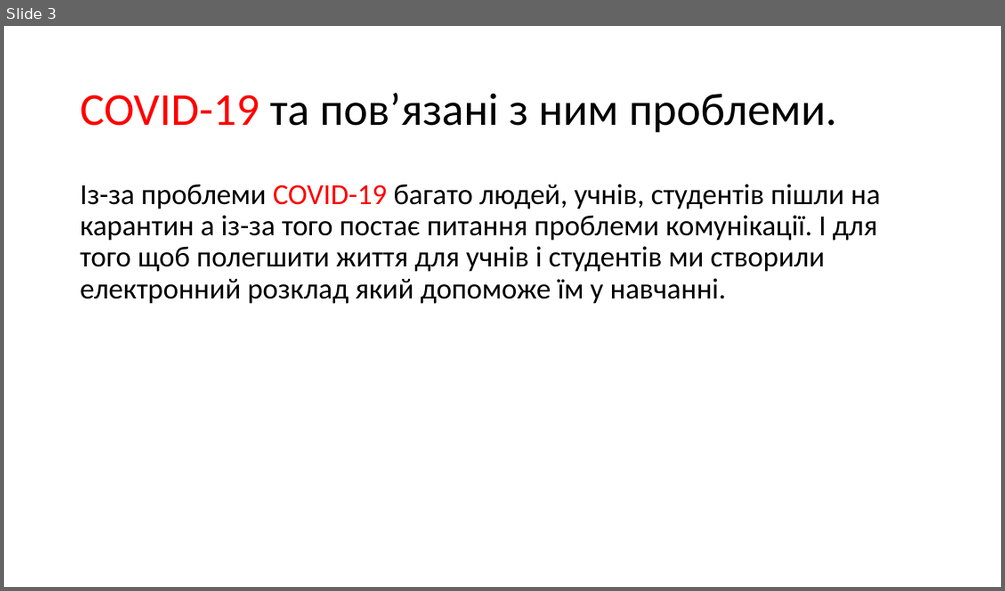
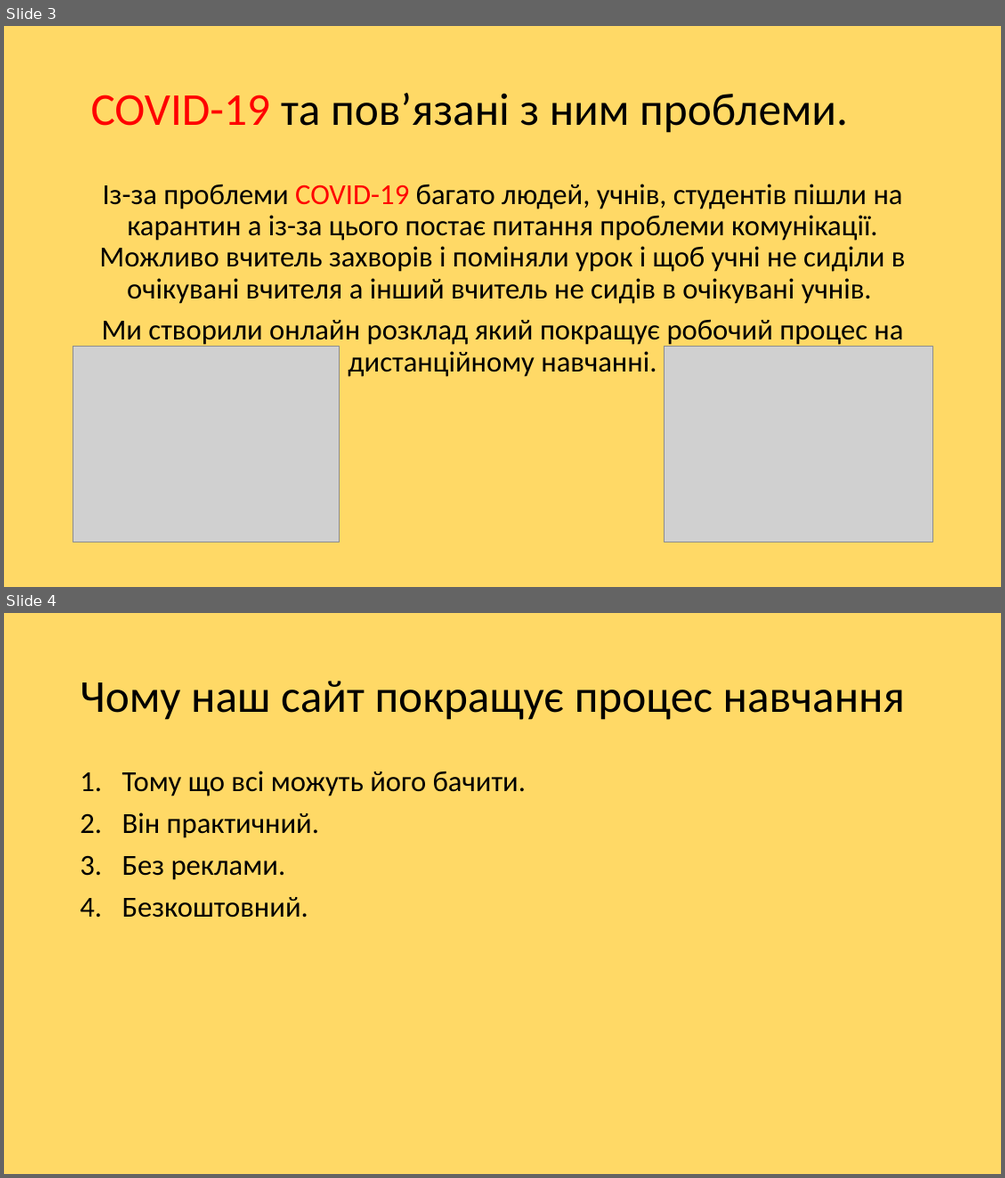
Before and after one commit to gr-robotix/timetable, a slide deck: doc/Презентація.pptx. Shown one above the other, each under a label of ours: slide 3 before the commit, slides 3 and 4 after it. The pictures are 1005x591 and 1005x1178 pixels, drawn with LibreOffice and Linux fonts; fonts in the diff are those of the drawing; grey boxes stand for pictures. Boxes give left, top, right and bottom in pixels: in the first picture for what was removed or moved away, otherwise in the second. Text is boxed around its words. In the diff, an @@ line names an element or a change of style, - is before the commit and + after.

```diff
--- a/doc/Презентація.pptx
+++ b/doc/Презентація.pptx
@@ slide 4 added at <box>4,613,1001,1174</box>, background #FFD966 @@
@@ title added at <box>80,681,905,720</box>, 44 pt, text #000000 @@
+Чому наш сайт покращує процес навчання
@@ text added at <box>122,771,526,917</box>, 28 pt, text #000000 @@
+1. Тому що всі можуть його бачити.
+2. Він практичний.
+3. Без реклами.
+4. Безкоштовний.
@@ slide 3 changed as well @@
@@ background #FFFFFF to #FFD966 @@
@@ title "COVID-19 та пов’язані з ним ...": place and size @@
-title "COVID-19 та пов’язані з ним ..." at <box>80,93,837,133</box>
+title "COVID-19 та пов’язані з ним ..." at <box>91,93,848,133</box>
@@ text at <box>99,184,906,377</box>: text changed @@
-Із-за проблеми COVID-19 багато людей, учнів, студентів пішли на карантин а із-за того постає питання проблеми комунікації. І для того щоб полегшити життя для учнів і студентів ми створили електронний розклад який допоможе їм у навчанні.
+Із-за проблеми COVID-19 багато людей, учнів, студентів пішли на карантин а із-за цього постає питання проблеми комунікації. Можливо вчитель захворів і поміняли урок і щоб учні не сиділи в очікувані вчителя а інший вчитель не сидів в очікувані учнів.
+Ми створили онлайн розклад який покращує робочий процес на дистанційному навчанні.
@@ picture added at <box>73,346,339,542</box> @@
@@ picture added at <box>663,346,932,542</box> @@
```
Also in this commit, not shown: 2 other slides changed, 2 other slides added.
